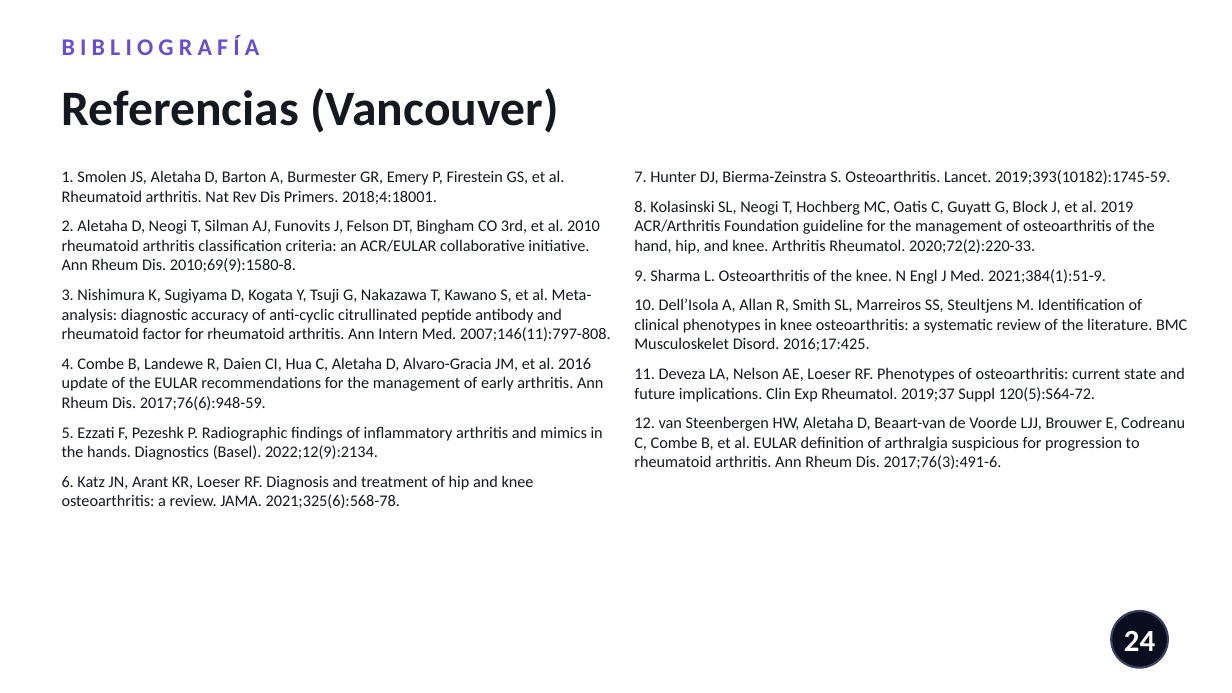
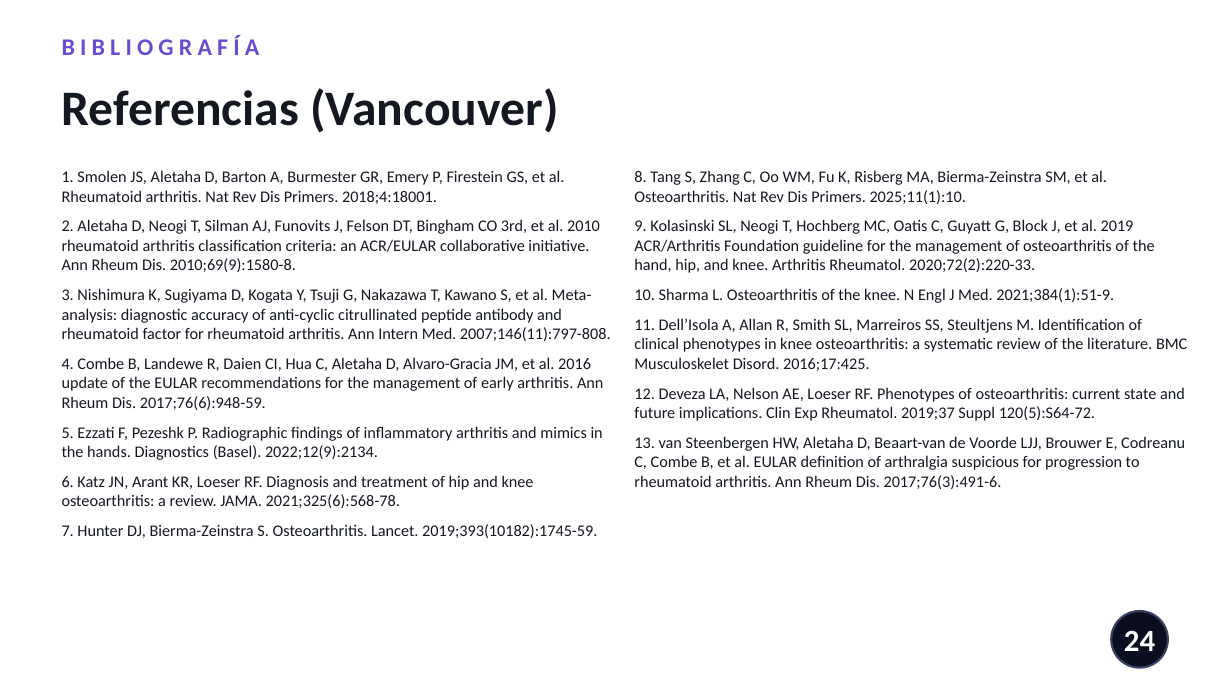
Before and after one commit to nestor120512/nes, a slide deck: slide 24 of Dx_AR_vs_artrosis.pptx. Drawn at 1232x693 pixels with LibreOffice and Linux fonts; fonts in the diff are those of the drawing. Boxes give left, top, right and bottom in pixels: in the first picture for what was removed or moved away, otherwise in the second. Text is boxed around its words. In the diff, an @@ line names an element or a change of style, - is before the commit and + after.

```diff
--- a/Dx_AR_vs_artrosis.pptx
+++ b/Dx_AR_vs_artrosis.pptx
@@ text at [634,170,1187,489]: text changed @@
-7. Hunter DJ, Bierma-Zeinstra S. Osteoarthritis. Lancet. 2019;393(10182):1745-59.
-8. Kolasinski SL, Neogi T, Hochberg MC, Oatis C, Guyatt G, Block J, et al. 2019 ACR/Arthritis Foundation guideline for the management of osteoarthritis of the hand, hip, and knee. Arthritis Rheumatol. 2020;72(2):220-33.
-9. Sharma L. Osteoarthritis of the knee. N Engl J Med. 2021;384(1):51-9.
-10. Dell’Isola A, Allan R, Smith SL, Marreiros SS, Steultjens M. Identification of clinical phenotypes in knee osteoarthritis: a systematic review of the literature. BMC Musculoskelet Disord. 2016;17:425.
-11. Deveza LA, Nelson AE, Loeser RF. Phenotypes of osteoarthritis: current state and future implications. Clin Exp Rheumatol. 2019;37 Suppl 120(5):S64-72.
-12. van Steenbergen HW, Aletaha D, Beaart-van de Voorde LJJ, Brouwer E, Codreanu C, Combe B, et al. EULAR definition of arthralgia suspicious for progression to rheumatoid arthritis. Ann Rheum Dis. 2017;76(3):491-6.
+8. Tang S, Zhang C, Oo WM, Fu K, Risberg MA, Bierma-Zeinstra SM, et al. Osteoarthritis. Nat Rev Dis Primers. 2025;11(1):10.
+9. Kolasinski SL, Neogi T, Hochberg MC, Oatis C, Guyatt G, Block J, et al. 2019 ACR/Arthritis Foundation guideline for the management of osteoarthritis of the hand, hip, and knee. Arthritis Rheumatol. 2020;72(2):220-33.
+10. Sharma L. Osteoarthritis of the knee. N Engl J Med. 2021;384(1):51-9.
+11. Dell’Isola A, Allan R, Smith SL, Marreiros SS, Steultjens M. Identification of clinical phenotypes in knee osteoarthritis: a systematic review of the literature. BMC Musculoskelet Disord. 2016;17:425.
+12. Deveza LA, Nelson AE, Loeser RF. Phenotypes of osteoarthritis: current state and future implications. Clin Exp Rheumatol. 2019;37 Suppl 120(5):S64-72.
+13. van Steenbergen HW, Aletaha D, Beaart-van de Voorde LJJ, Brouwer E, Codreanu C, Combe B, et al. EULAR definition of arthralgia suspicious for progression to rheumatoid arthritis. Ann Rheum Dis. 2017;76(3):491-6.
@@ text at [62,524,597,538]: paragraph added @@
+7. Hunter DJ, Bierma-Zeinstra S. Osteoarthritis. Lancet. 2019;393(10182):1745-59.
```
Also in this commit, not shown: 4 other slides changed.
